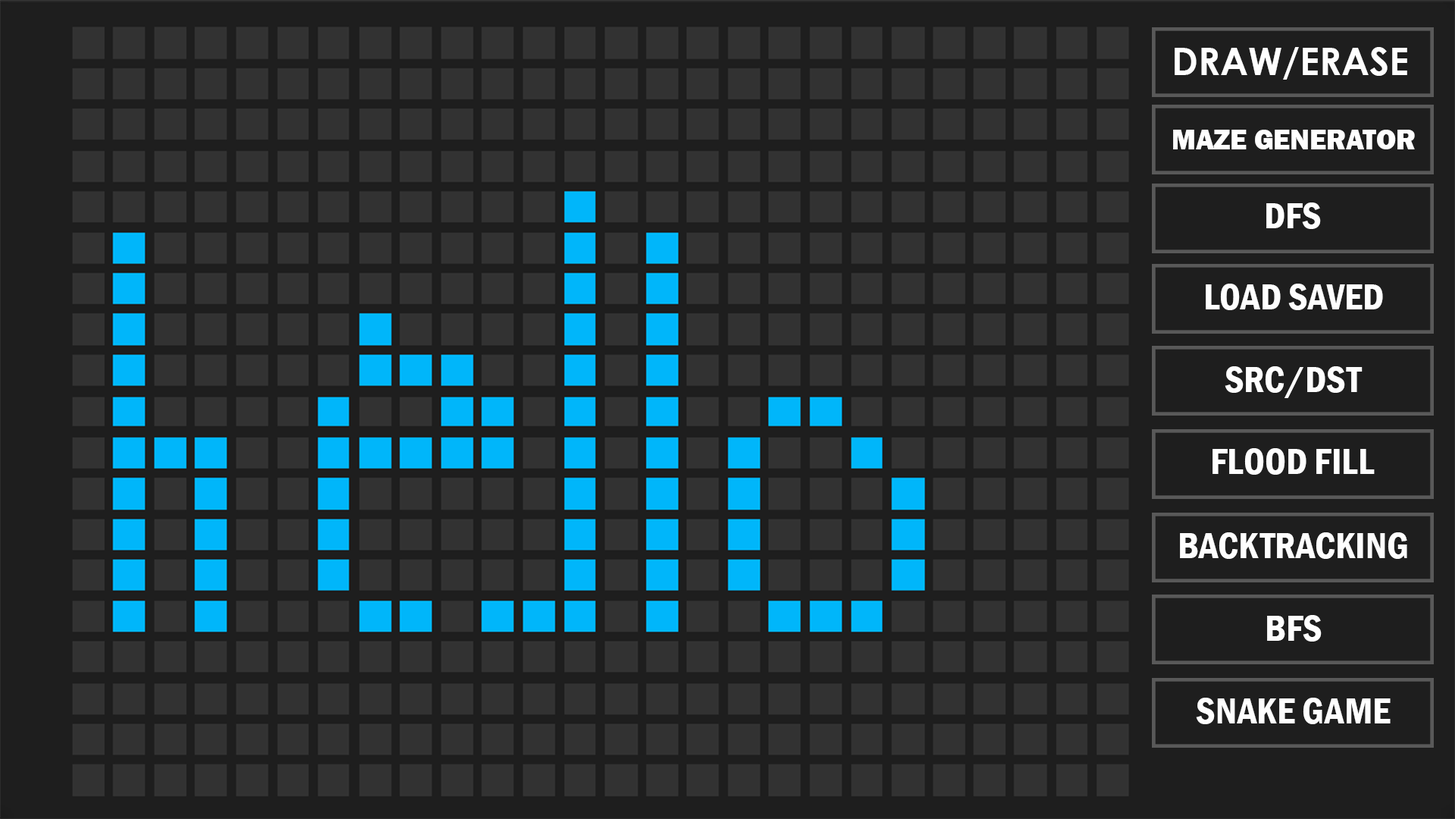
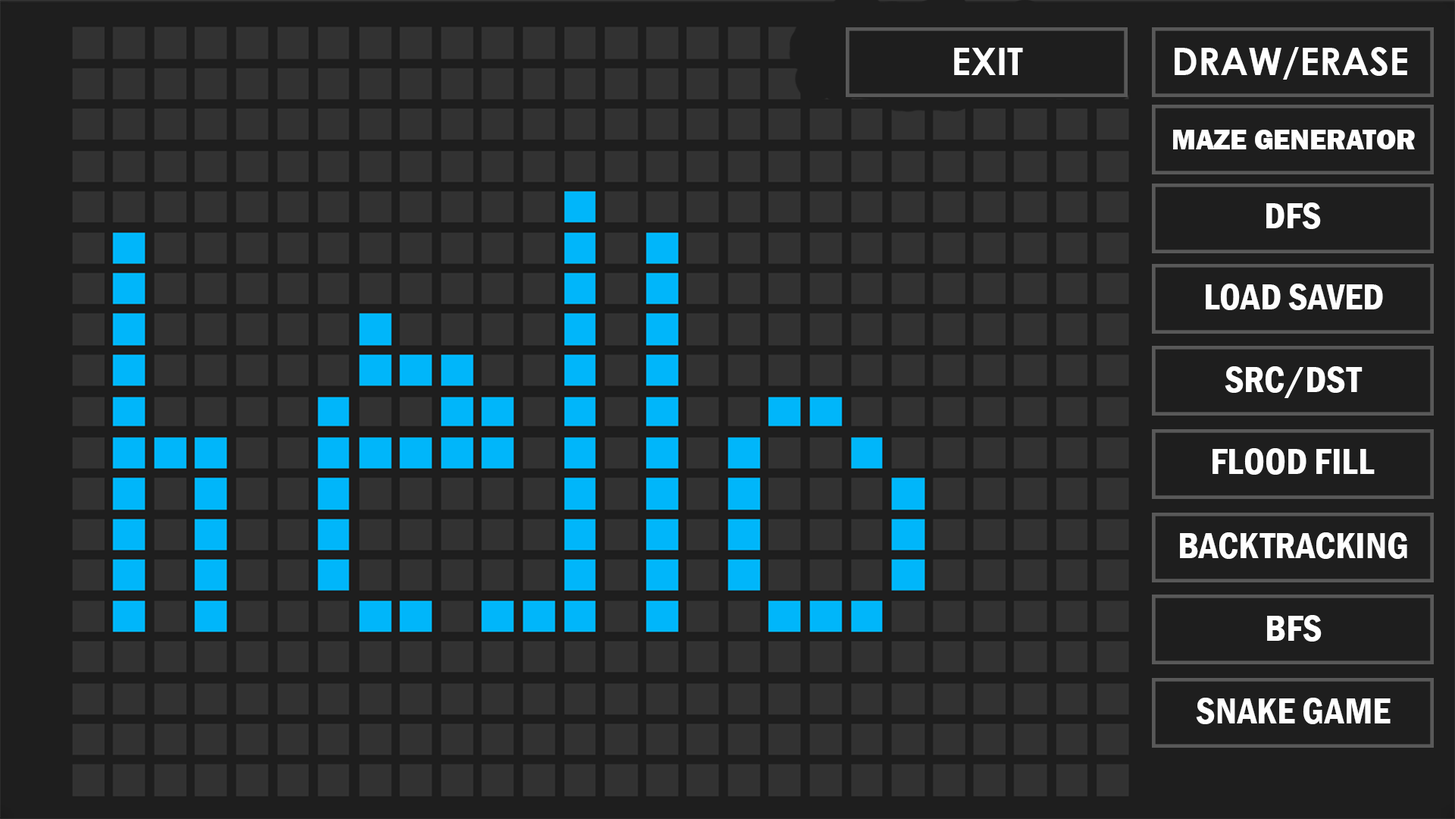
The second 1455px x 819px image is a revision of the first. Changes to its layers:
added group "EXIT" (1st of 2) with 2 layers above "DRAW" over bbox(845, 27, 1128, 98)
added layer "EXIT" (2nd of 2, in "EXIT") in group "EXIT" over bbox(954, 47, 1024, 76)
added layer "Rectangle 1" (8th of 9, in "EXIT") in group "EXIT" over bbox(845, 27, 1128, 98)
added layer "Layer 2" above "Screenshot 2023-04-13 000948" over bbox(789, 0, 1130, 113)
